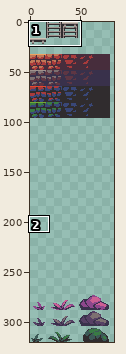
Sprite sheet: res/long-level/tiles.png. Above, an overview of the earlier version with the close-up marked.
Close-up. Before the commit:
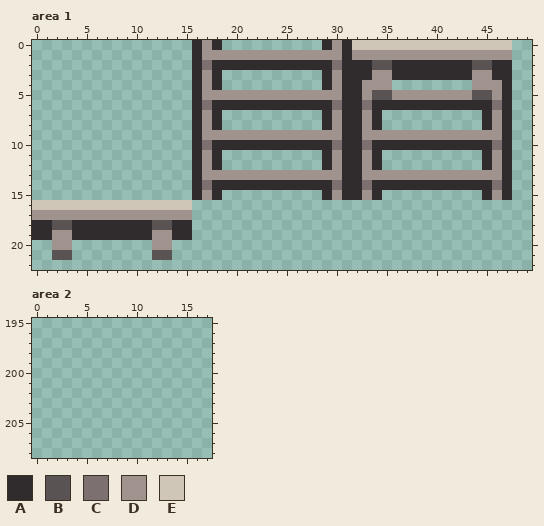
The file is 320x320 pixels. Shown: area 1: x 0..49, y 0..22; area 2: x 0..17, y 195..208. The wide view leaves out empty margins. The commit also changed other parts of the picture, which this record leaves out.
Palette (. is transparent): A #302c2e  B #5a5353  C #7d7071  D #a0938e  E #cfc6b8
And afterwards:
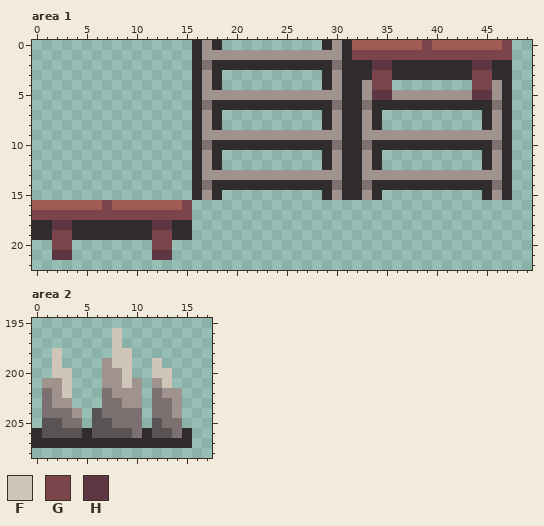
Colours new in this view: F #cfc6b8  G #7a444a  H #5e3643
Diff:
colour E: #cfc6b8 -> #a05b53
Area 1:
y 0: x 39 E -> G; x 47 E -> G
y 1: x 32..47 DDDDDDDDDDDDDDDD -> GGGGGGGGGGGGGGGG
y 2: x 34..35 BB -> HH; x 44..45 BB -> HH
y 3..4: x 34..35 DD -> GG; x 44..45 DD -> GG
y 5: x 34..35 BB -> HH; x 44..45 BB -> HH
y 16: x 7 E -> G; x 15 E -> G
y 17: x 0..15 DDDDDDDDDDDDDDDD -> GGGGGGGGGGGGGGGG
y 18: x 2..3 BB -> HH; x 12..13 BB -> HH
y 19..20: x 2..3 DD -> GG; x 12..13 DD -> GG
y 21: x 2..3 BB -> HH; x 12..13 BB -> HH
Area 2:
y 196..197: x 8 . -> F
y 198: x 2 . -> F; x 8..9 .. -> FF
y 199: x 2 . -> F; x 7..9 ... -> DFF; x 12 . -> F
y 200: x 2..3 .. -> FF; x 7..9 ... -> DDF; x 12..13 .. -> FF
y 201: x 1..3 ... -> DDF; x 7..10 .... -> DDFD; x 12..13 .. -> DF
y 202: x 1..3 ... -> CDF; x 7..10 .... -> CDDD; x 12..14 ... -> CDD
y 203: x 1..3 ... -> CDD; x 7..10 .... -> CCDD; x 12..14 ... -> CCD
y 204: x 1..4 .... -> CCCD; x 6..10 ..... -> BCCCC; x 12..14 ... -> CCD
y 205: x 1..4 .... -> BBCC; x 6..10 ..... -> BBCCC; x 12..14 ... -> BCC
y 206: x 0..15 ................ -> ABBBBABBBBCABBCA
y 207: x 0..15 ................ -> AAAAAAAAAAAAAAAA
